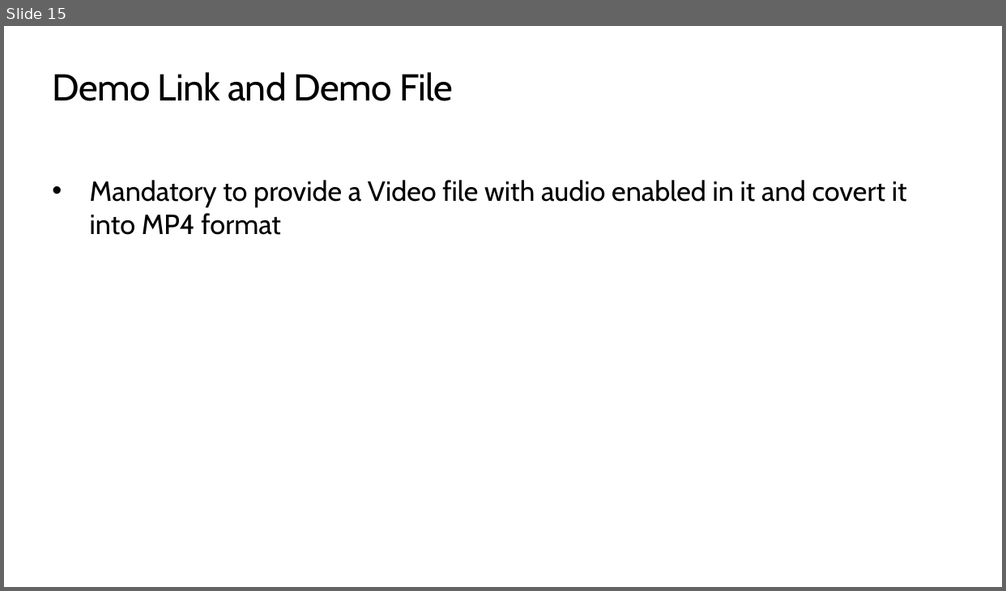
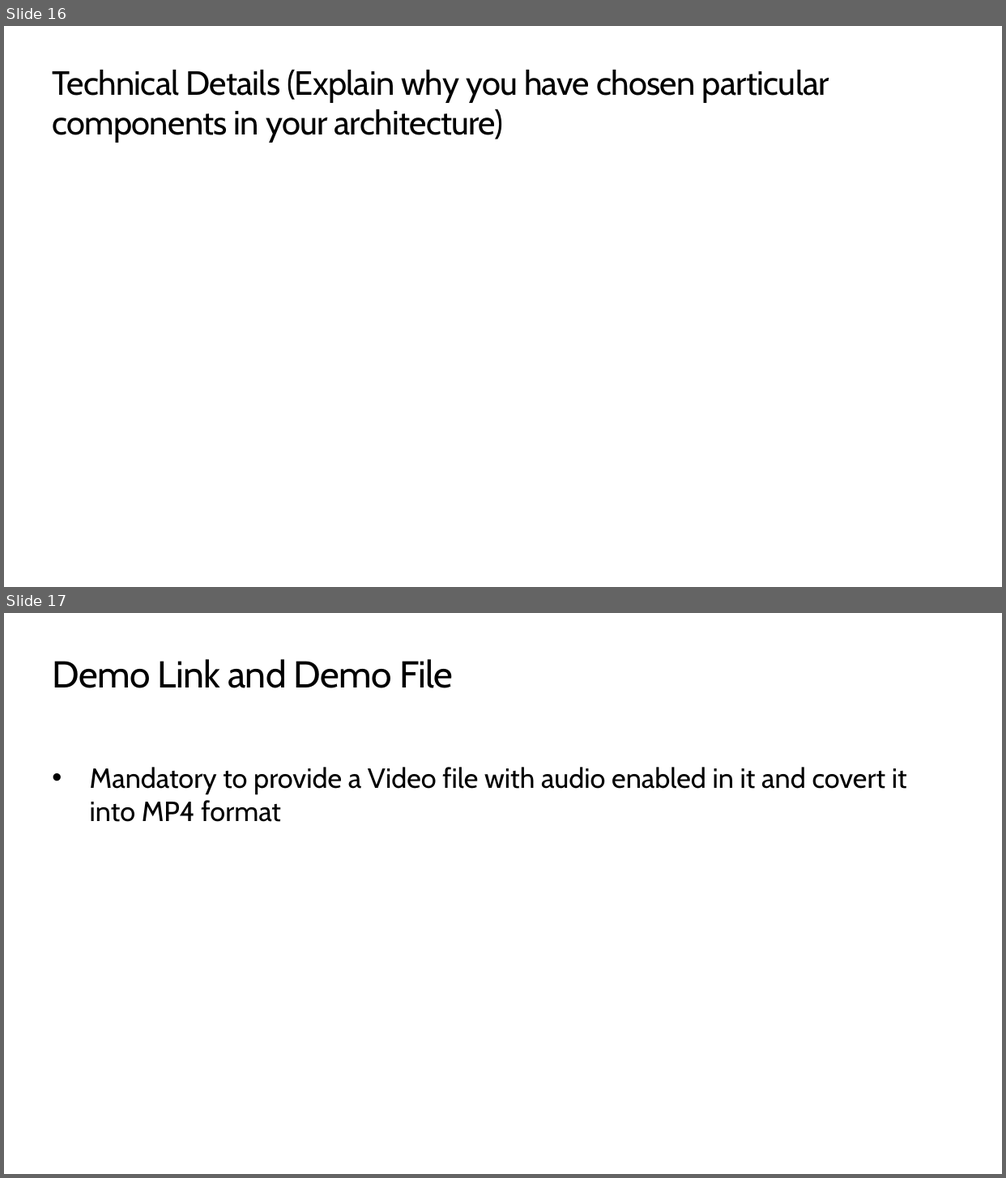
Before and after one commit to SABARISHV06/CaliberSearchService, a slide deck: Team Name_Caliber Presentation -Caliber 2020 Hack the Cloud finale presentation.pptx. Shown one above the other, each under a label of ours: slide 15 before the commit, slides 16 and 17 after it. The pictures are 1006x591 and 1006x1178 pixels, drawn with LibreOffice and Linux fonts; fonts in the diff are those of the drawing. Boxes give left, top, right and bottom in pixels: in the first picture for what was removed or moved away, otherwise in the second. Text is boxed around its words. In the diff, an @@ line names an element or a change of style, - is before the commit and + after.

```diff
--- a/Team Name_Caliber Presentation -Caliber 2020 Hack the Cloud finale presentation.pptx
+++ b/Team Name_Caliber Presentation -Caliber 2020 Hack the Cloud finale presentation.pptx
@@ slide 16 added at <box>4,26,1002,587</box>, background #FFFFFF @@
@@ title added at <box>52,69,829,143</box>, 24.3 pt, text #000000 @@
+Technical Details (Explain why you have chosen particular components in your architecture)
@@ what was slide 15 is now slide 17 @@
```
Also in this commit, not shown: 9 slides changed, 6 other slides added, 5 slides removed.
